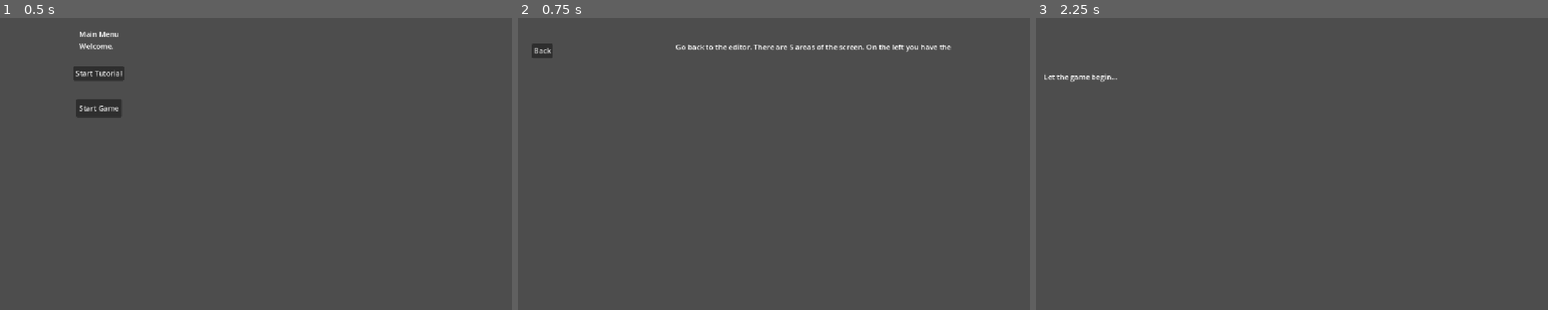
Above: before the commit, frames 1-3 (left to right).
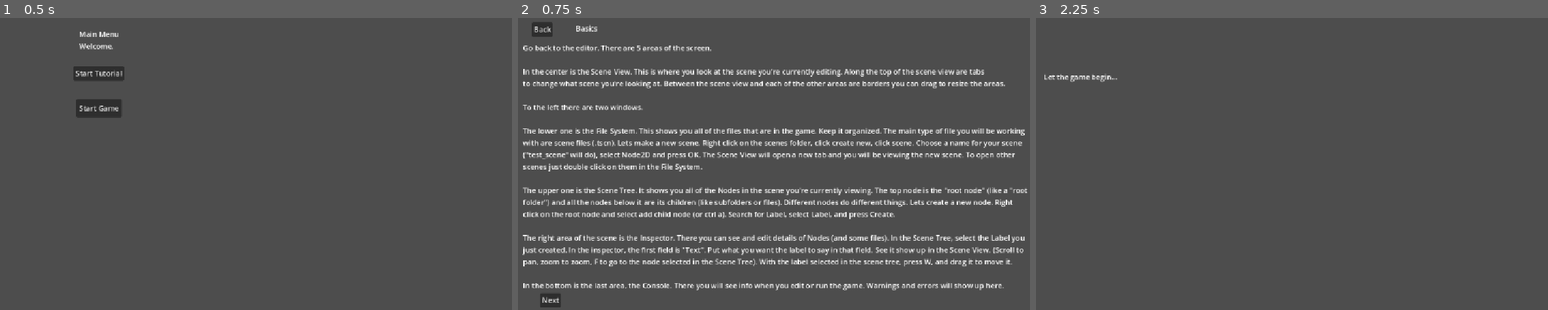
Above: after the commit, the same moments.

Repository: JoeyGiordano/JGZGodotGameTemplate
Game: Godot game, scene res://game_container/game_container.tscn
The game is run twice, just before and just after one commit, with the same random seed, the same clock (stepped at 60 frames per second) and the same inputs.
Inputs:
- Up to frame 1 (0.5 s): no input
- Up to frame 2 (0.75 s): click "Start Tutorial" at 0.5 s
- Up to frame 3 (2.25 s): click "Back" at 1.25 s; click "Start Game" at 2 s

Frame 1 is identical in both runs. In frame 2, 14% of the frame differs, in the area x 0-100%, y 1-100%; in frame 3, nothing differs.

Commit message:
Tutorial 1.1-1.2

Diff:
--- a/scenes/MAIN_MENU.tscn
+++ b/scenes/MAIN_MENU.tscn
@@ -12,7 +12,7 @@
 text = "Main Menu
 Welcome."
 
-[node name="Button" type="Button" parent="."]
+[node name="TutorialButton" type="Button" parent="."]
 offset_left = 187.0
 offset_top = 110.0
 offset_right = 298.0
@@ -21,7 +21,7 @@
 script = ExtResource("1_sbm4f")
 switch_to = "uid://cod7m8624uqbg"
 
-[node name="Button2" type="Button" parent="."]
+[node name="GameButton" type="Button" parent="."]
 offset_left = 193.0
 offset_top = 183.0
 offset_right = 293.0
--- a/scenes/game1_1.tscn
+++ b/scenes/game1.1.tscn
@@ -1,6 +1,6 @@
 [gd_scene format=3 uid="uid://bahxih6tvutal"]
 
-[node name="Game11" type="Node2D"]
+[node name="Game1_1" type="Node2D"]
 
 [node name="Label" type="Label" parent="."]
 offset_left = 42.0
--- /dev/null
+++ b/tutorial/tutorial1.1.tscn
@@ -0,0 +1,57 @@
+[gd_scene load_steps=2 format=3 uid="uid://cod7m8624uqbg"]
+
+[ext_resource type="Script" uid="uid://cxdfw524v3ow5" path="res://scripts/switch_to_scene.gd" id="1_xd8wo"]
+
+[node name="Tutorial1_1" type="Node2D"]
+
+[node name="Button" type="Button" parent="."]
+offset_left = 56.0
+offset_top = 13.0
+offset_right = 101.0
+offset_bottom = 44.0
+text = "Back"
+script = ExtResource("1_xd8wo")
+switch_to = "uid://dyo2pfrgutft0"
+
+[node name="Label" type="Label" parent="."]
+offset_left = 36.0
+offset_top = 58.0
+offset_right = 2004.0
+offset_bottom = 549.0
+text = "Go back to the editor. There are 5 areas of the screen.
+
+In the center is the Scene View. This is where you look at the scene you're currently editing. Along the top of the scene view are tabs
+to change what scene you're looking at. Between the scene view and each of the other areas are borders you can drag to resize the areas.
+
+To the left there are two windows.
+
+The lower one is the File System. This shows you all of the files that are in the game. Keep it organized. The main type of file you will be working
+with are scene files (.tscn). Lets make a new scene. Right click on the scenes folder, click create new, click scene. Choose a name for your scene
+(\"test_scene\" will do), select Node2D and press OK. The Scene View will open a new tab and you will be viewing the new scene. To open other
+scenes just double click on them in the File System.
+
+The upper one is the Scene Tree. It shows you all of the Nodes in the scene you're currently viewing. The top node is the \"root node\" (like a \"root
+folder\") and all the nodes below it are its children (like subfolders or files). Different nodes do different things. Lets create a new node. Right
+click on the root node and select add child node (or ctrl a). Search for Label, select Label, and press Create.
+
+The right area of the scene is the Inspector. There you can see and edit details of Nodes (and some files). In the Scene Tree, select the Label you
+just created. In the inspector, the first field is \"Text\". Put what you want the label to say in that field. See it show up in the Scene View. (Scroll to
+pan, zoom to zoom, F to go to the node selected in the Scene Tree). With the label selected in the scene tree, press W, and drag it to move it.
+
+In the bottom is the last area, the Console. There you will see info when you edit or run the game. Warnings and errors will show up here."
+
+[node name="Button2" type="Button" parent="."]
+offset_left = 74.0
+offset_top = 610.0
+offset_right = 119.0
+offset_bottom = 641.0
+text = "Next"
+script = ExtResource("1_xd8wo")
+switch_to = "uid://vs3rrm7euj3t"
+
+[node name="Label2" type="Label" parent="."]
+offset_left = 152.0
+offset_top = 15.0
+offset_right = 200.0
+offset_bottom = 38.0
+text = "Basics"
--- /dev/null
+++ b/tutorial/tutorial1.2.tscn
@@ -0,0 +1,57 @@
+[gd_scene load_steps=2 format=3 uid="uid://vs3rrm7euj3t"]
+
+[ext_resource type="Script" uid="uid://cxdfw524v3ow5" path="res://scripts/switch_to_scene.gd" id="1_jsfkb"]
+
+[node name="Tutorial1_2" type="Node2D"]
+
+[node name="Button" type="Button" parent="."]
+offset_left = 56.0
+offset_top = 13.0
+offset_right = 101.0
+offset_bottom = 44.0
+text = "Back"
+script = ExtResource("1_jsfkb")
+switch_to = "uid://cod7m8624uqbg"
+
+[node name="Label" type="Label" parent="."]
+offset_left = 36.0
+offset_top = 58.0
+offset_right = 2004.0
+offset_bottom = 549.0
+text = "Ok now that you've got the basics down let's get funky.
+
+The purpose of this template is to make it SUPER EASY for a designer to do a few things. This comes at the cost of limiting your freedom, but if
+you get good and want to strip away the restraints later, you can.
+
+We're going to add a button to go from the main menu straight to your test scene.
+Open the main menu scene by selecting the appropriate tab at the top of the Scene View or reopening it from the File System.
+Lets create a new node under the root node (its called MainMenu). Select the root node and press cmd A (or right click>add child node). This time
+search for button, select button, and press create. The new button node should appear in the Scene Tree. Click on it again in the Scene Tree so you can edit it in the Inspector. In the Inspector, edit the text field to say Test (or whatever you want). Using the Scene View (press W then drag), move
+the button to where you want it. (The faint blue outlined box encloses the window view).
+
+Now we're going to add a script to the button. All the scripts you'll need are part of the template already. In the File System, open the scripts folder
+and drag the script switch_to_scene.gd onto the button node in the Scene Tree (.gd is short for gdscript which i guess is short for Godot script).
+A little script icon will appear next to the node (there is already one next to some of the other nodes). This script allows the node to an additional
+thing (namely, switch to a new scene) and also gives it a new property to edit (namely, what scene to switch to). Select your button node and look
+for the new property in the Inspector. Its called Switch To. Theres a text field like before but this one has a little button next to it. Instead of writing
+out the file path you can just press the button to bring up a window where you can select the file you want. Press it, and navigate the files to find
+your scene (there's a little up button in the top left to get out of a folder). Select your scene and press Open. You can see the field now has the
+path for your scene. Press cmd S to save your changes (you should be pressing this constantly.
+
+We've got everything hooked up! Lets test it. Close this Window, use cmd B to run from the Main Menu and try out your button!"
+
+[node name="Button2" type="Button" parent="."]
+offset_left = 74.0
+offset_top = 610.0
+offset_right = 119.0
+offset_bottom = 641.0
+text = "Next"
+script = ExtResource("1_jsfkb")
+switch_to = "uid://crrdqye35eh5u"
+
+[node name="Label2" type="Label" parent="."]
+offset_left = 152.0
+offset_top = 15.0
+offset_right = 200.0
+offset_bottom = 38.0
+text = "Buttons and Changing Scenes"
--- /dev/null
+++ b/tutorial/tutorial1.3.tscn
@@ -0,0 +1,36 @@
+[gd_scene load_steps=2 format=3 uid="uid://crrdqye35eh5u"]
+
+[ext_resource type="Script" uid="uid://cxdfw524v3ow5" path="res://scripts/switch_to_scene.gd" id="1_d0sse"]
+
+[node name="Tutorial1_3" type="Node2D"]
+
+[node name="Button" type="Button" parent="."]
+offset_left = 56.0
+offset_top = 13.0
+offset_right = 101.0
+offset_bottom = 44.0
+text = "Back"
+script = ExtResource("1_d0sse")
+switch_to = "uid://vs3rrm7euj3t"
+
+[node name="Label" type="Label" parent="."]
+offset_left = 36.0
+offset_top = 58.0
+offset_right = 2004.0
+offset_bottom = 549.0
+
+[node name="Button2" type="Button" parent="."]
+offset_left = 74.0
+offset_top = 610.0
+offset_right = 119.0
+offset_bottom = 641.0
+text = "Next"
+script = ExtResource("1_d0sse")
+switch_to = "uid://dyo2pfrgutft0"
+
+[node name="Label2" type="Label" parent="."]
+offset_left = 152.0
+offset_top = 15.0
+offset_right = 200.0
+offset_bottom = 38.0
+text = "GitHub Desktop and Version Control (Real Saving)"
--- a/tutorial/tutorial1_1.tscn
+++ /dev/null
@@ -1,21 +0,0 @@
-[gd_scene load_steps=2 format=3 uid="uid://cod7m8624uqbg"]
-
-[ext_resource type="Script" uid="uid://cxdfw524v3ow5" path="res://scripts/switch_to_scene.gd" id="1_xemnx"]
-
-[node name="Tutorial1_1" type="Node2D"]
-
-[node name="Button" type="Button" parent="."]
-offset_left = 56.0
-offset_top = 60.0
-offset_right = 97.0
-offset_bottom = 91.0
-text = "Back"
-script = ExtResource("1_xemnx")
-switch_to = "uid://dyo2pfrgutft0"
-
-[node name="Label" type="Label" parent="."]
-offset_left = 372.0
-offset_top = 56.0
-offset_right = 412.0
-offset_bottom = 79.0
-text = "Go back to the editor. There are 5 areas of the screen. On the left you have the "
